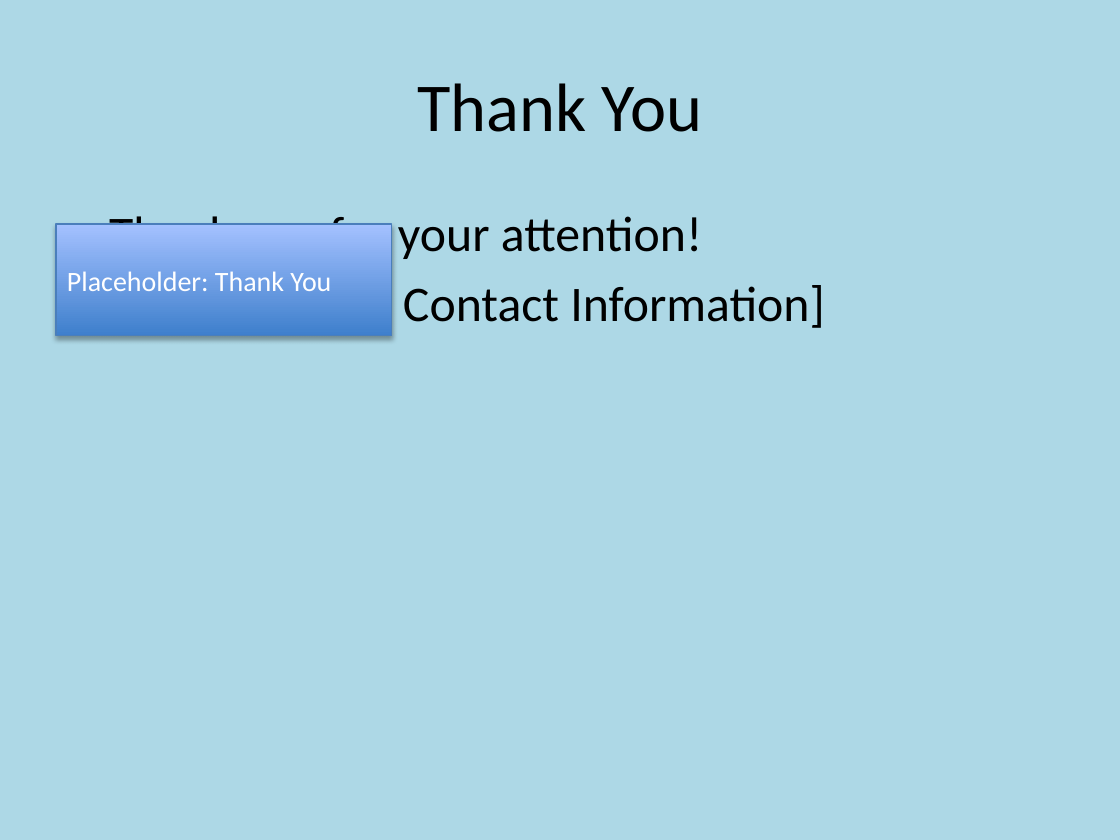
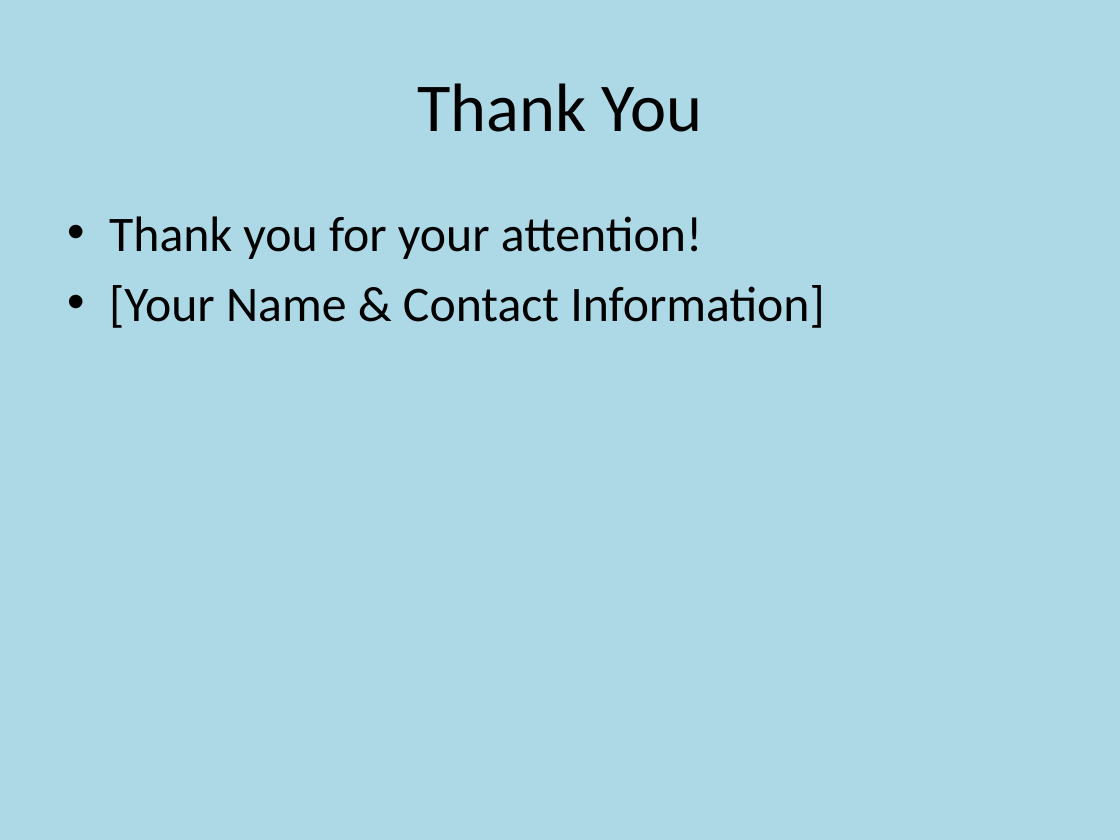
Before and after one commit to nlkishore/Python, a slide deck: slide 13 of Python/Customized_RPA_API_Testing_Presentation_with_Placeholders.pptx (slide 12 before the commit). Drawn at 1120x840 pixels with LibreOffice and Linux fonts; fonts in the diff are those of the drawing; background and template pictures are left out. Boxes give left, top, right and bottom in pixels: in the first picture for what was removed or moved away, otherwise in the second. Text is boxed around its words. In the diff, an @@ line names an element or a change of style, - is before the commit and + after.

```diff
--- a/Python/Customized_RPA_API_Testing_Presentation_with_Placeholders.pptx
+++ b/Python/Customized_RPA_API_Testing_Presentation_with_Placeholders.pptx
@@ rectangle removed at bbox=[56, 224, 392, 336] @@
-Placeholder: Thank You
```
Also in this commit, not shown: 9 other slides changed, 1 slide added, 1 other file.
